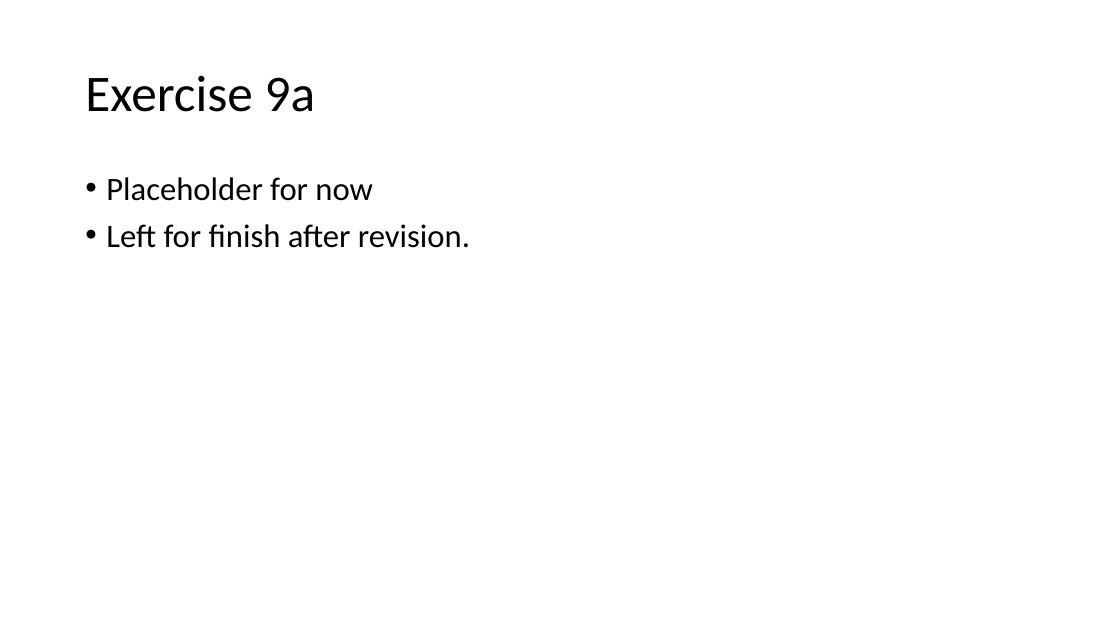
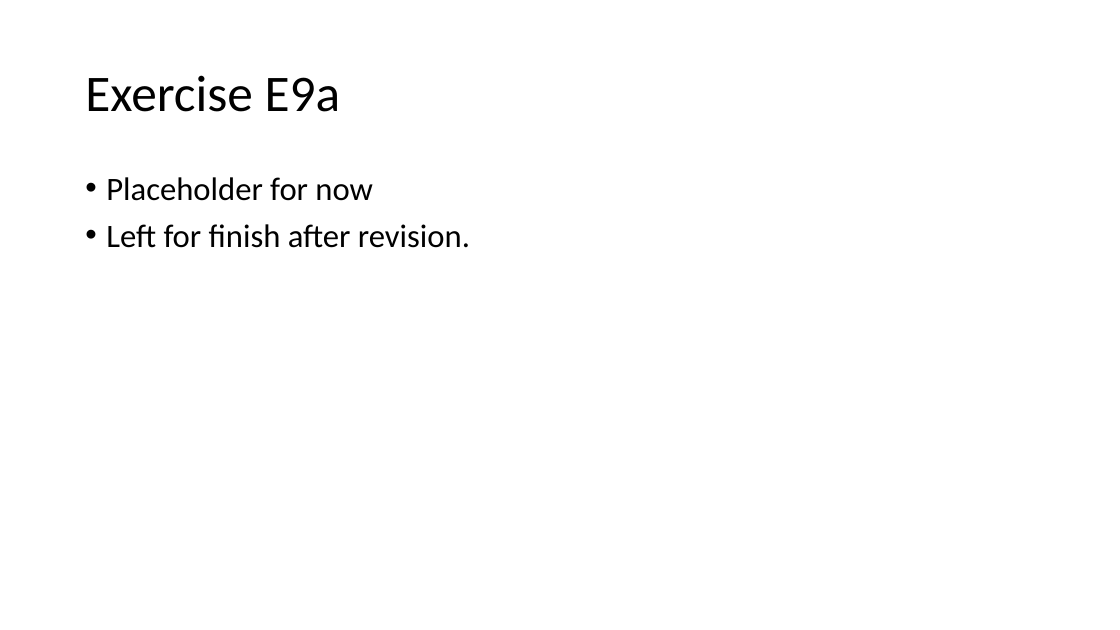
Before and after one commit to differental/IEP-E, a slide deck: slide 6 of Final_slides/E9.pptx. Drawn at 1120x630 pixels with LibreOffice and Linux fonts; fonts in the diff are those of the drawing. Boxes give left, top, right and bottom in pixels: in the first picture for what was removed or moved away, otherwise in the second. Text is boxed around its words. In the diff, an @@ line names an element or a change of style, - is before the commit and + after.

```diff
--- a/Final_slides/E9.pptx
+++ b/Final_slides/E9.pptx
@@ title at box(85, 75, 341, 112): text changed @@
-Exercise 9a
+Exercise E9a
```
Also in this commit, not shown: 5 other slides changed, 9 other files.
